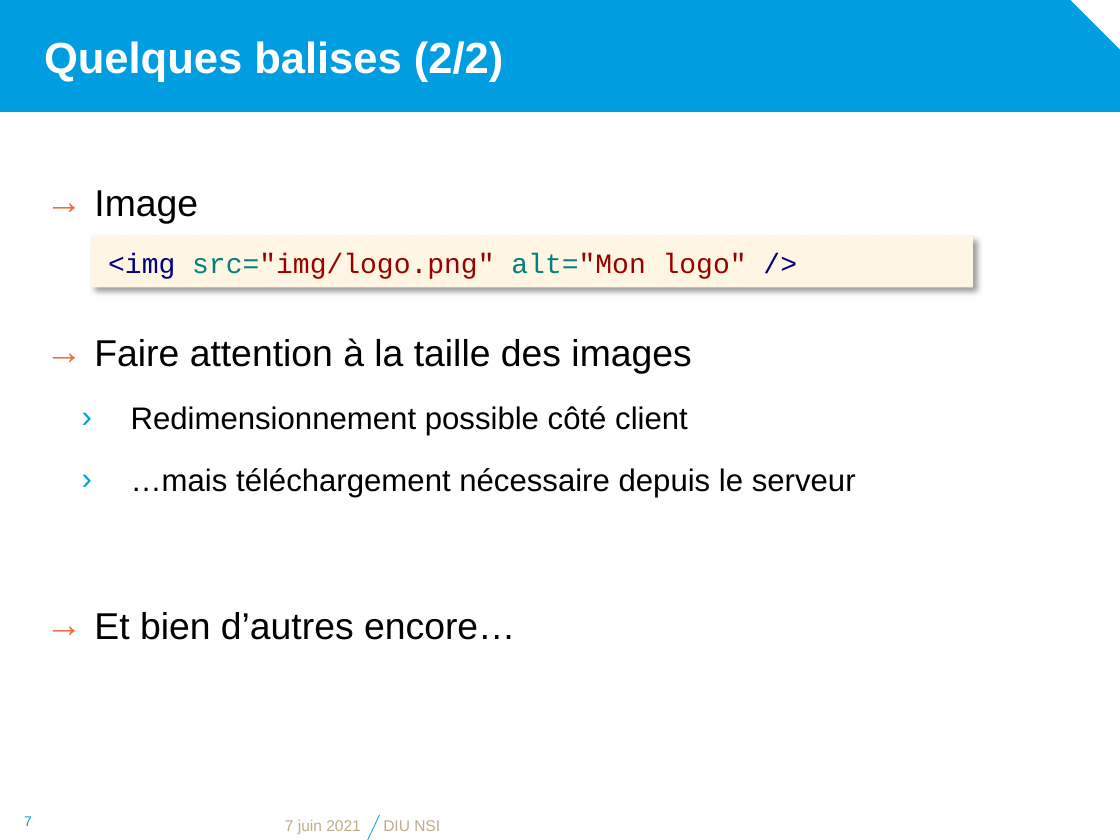
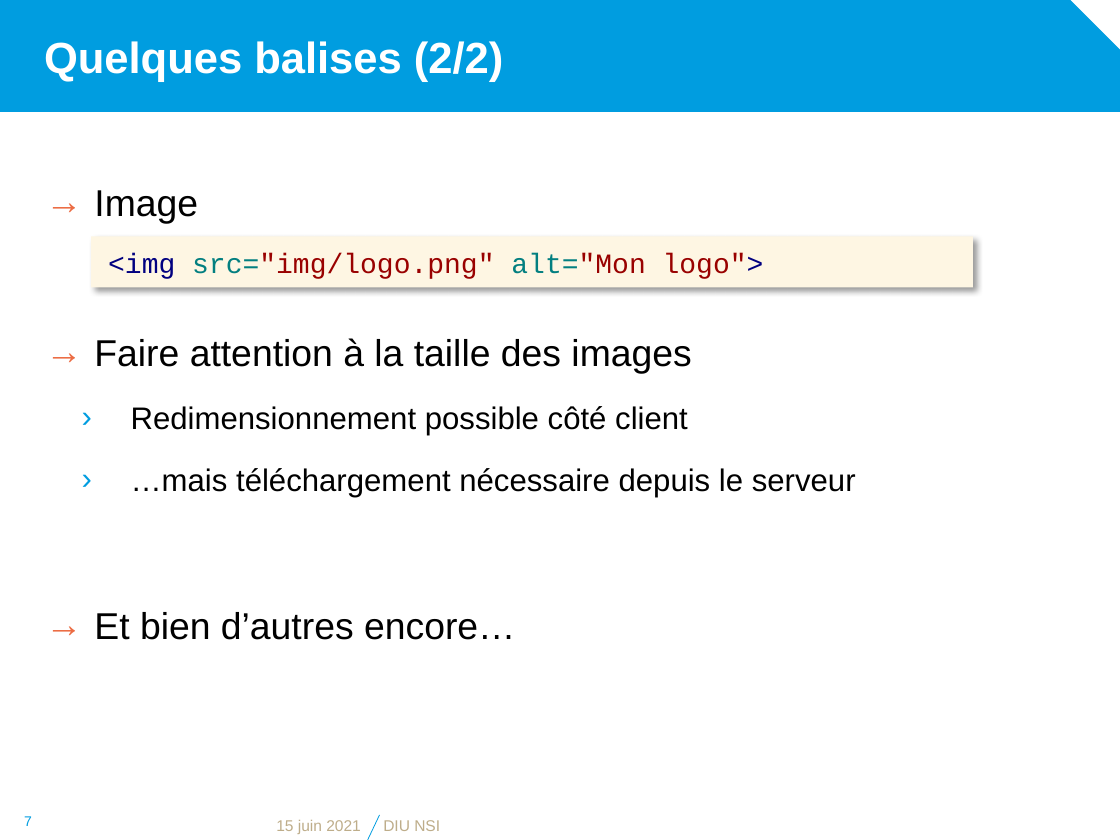
Before and after one commit to diu-uf-bordeaux/bloc1, a slide deck: slide 7 of web/2-HTML/html.pptx. Drawn at 1120x840 pixels with LibreOffice and Linux fonts; fonts in the diff are those of the drawing; background and template pictures are left out. Boxes give left, top, right and bottom in pixels: in the first picture for what was removed or moved away, otherwise in the second. Text is boxed around its words. In the diff, an @@ line names an element or a change of style, - is before the commit and + after.

```diff
--- a/web/2-HTML/html.pptx
+++ b/web/2-HTML/html.pptx
@@ text in rectangle at bbox=[108, 253, 764, 279]: text changed @@
-<img src="img/logo.png" alt="Mon logo" />
+<img src="img/logo.png" alt="Mon logo">
@@ text at bbox=[276, 820, 361, 834]: text changed @@
-7 juin 2021
+15 juin 2021
```
Also in this commit, not shown: 9 other slides changed, 3 other files.
